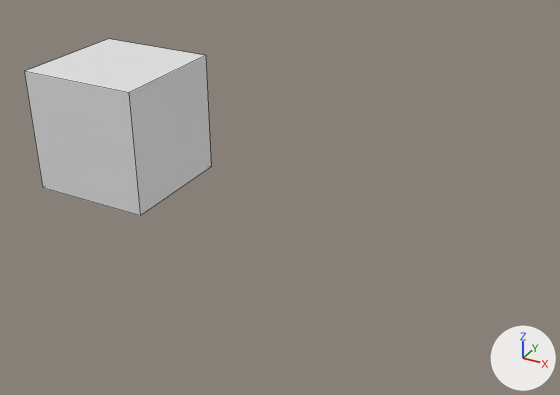
Renders of the Blender file create_mat/create_materials.blend from each side of a commit.
Rendered twice from a camera (50 mm lens) standing at (7.87, -9.21, 4.81) and looking at (1.58, 2.45, -2.12). Every picture has the same lights, and +X, +Y and +Z are marked at lower right. Mesh edges are drawn as thin lines.

The older version as bpy lines, for what is in view:
```python
me_cube = bpy.data.meshes.new('Cube')
me_cube.from_pydata(...)  # a box spanning x -1.0..1.0, y -1.0..1.0, z -1.0..1.0
ob_cube = bpy.data.objects.new('Cube', me_cube)
ob_cube.location = (0.0, 0.0, 0.0)
```
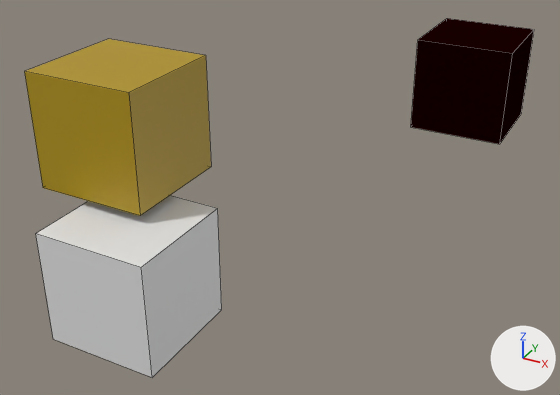
Pixel boxes [x1, y1, x2, y2] of what changed, in the pictures (560 x 395 px):
'Cube', recoloured (grey to yellow): [24, 39, 211, 216] in both
'Cube.002', added: after [36, 195, 222, 377]
'Cube.001', added (black): after [411, 18, 534, 144]

What changed in the scene script:
```text
Add mat_mat1_002:
    mat_mat1_002 = bpy.data.materials.new('mat1.002')
    # nodes: BsdfPrincipled, MixShader, OutputMaterial
    # colours: green #4acf00, red #e70b15
Add mat_mat10_001:
    mat_mat10_001 = diffuse_material('mat10.001')
    mat_mat10_001.base_color = (0.01, 0.0, 0.0)  # black #190000
Change me_cube:
    where me_cube.from_pydata(...)  # 8 vertices, 6 faces; spans x -1.0..1.0, y -1.0..1.0, z -1.0..1.0
    add me_cube.materials.append(mat_mat1_002)
Add me_cube_002:
    me_cube_002.from_pydata(...)  # a box spanning x -1.0..1.0, y -1.0..1.0, z -1.0..1.0
Add me_cube_001:
    me_cube_001.from_pydata(...)  # a box spanning x -1.0..1.0, y -1.0..1.0, z -1.0..1.0
    me_cube_001.materials.append(mat_mat10_001)  # black #190000
Add ob_cube_002:
    ob_cube_002 = bpy.data.objects.new('Cube.002', me_cube_002)
    ob_cube_002.location = (0.75, -0.97, -2.16)
Add ob_cube_001:
    ob_cube_001 = bpy.data.objects.new('Cube.001', me_cube_001)
    ob_cube_001.location = (3.76, 7.43, -0.88)
```
